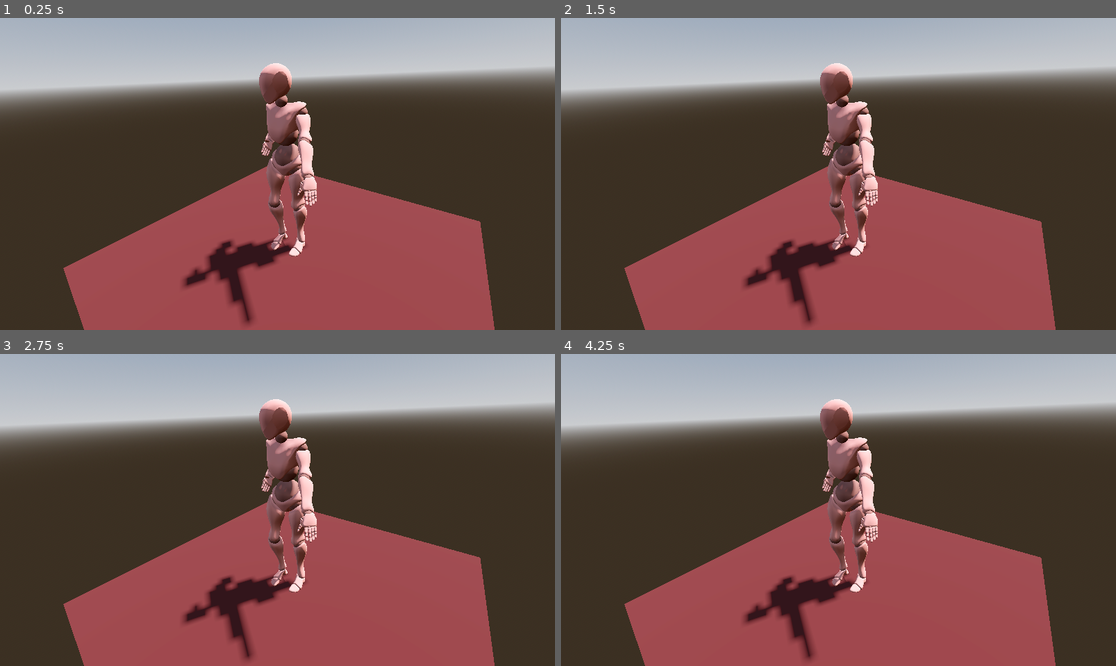
Above: before the commit, frames 1-4 (two rows, left to right).
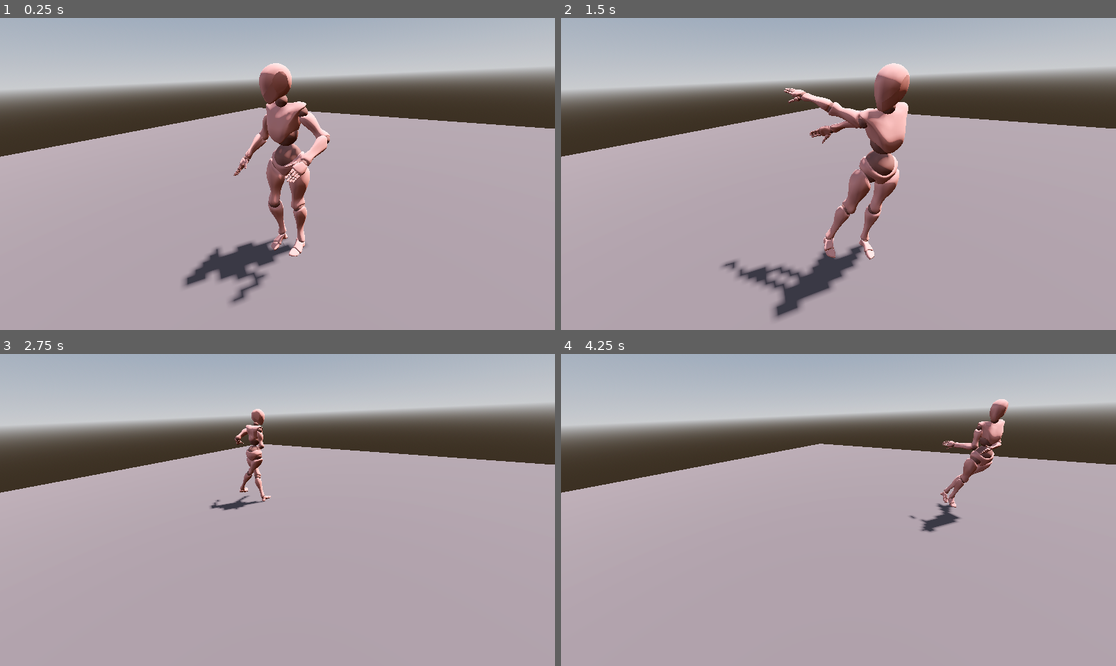
Above: after the commit, the same moments.

Repository: gamecolab-personal-projects/godot-testings
Game: Godot game, scene res://scenes/ik_test.tscn
Two runs of this game, one before a commit and one after it. Both use one fixed random seed, a clock stepped at 60 frames per second and the inputs below.
Inputs (mouse positions are in pixels of both pictures, inside the frame that each line leads up to):
- Up to frame 1 (0.25 s): no input
- Up to frame 2 (1.5 s): tap Enter at 0.5 s; move the mouse to (960, 158) at 0.52 s; hold D 0.53-1.28 s; tap Shift at 0.6, 1.35 s; click (960, 158) at 0.67 s; move the mouse to (727, 189) at 1.27 s; hold S from 1.28 s (still down); click (727, 189) at 1.42 s
- Up to frame 3 (2.75 s): move the mouse to (333, 441) at 2.02 s; release S at 2.03 s; hold D from 2.03 s (still down); tap Shift at 2.1 s; click (333, 441) at 2.17 s
- Up to frame 4 (4.25 s): move the mouse to (810, 572) at 2.77 s; release D at 2.78 s; hold W 2.78-3.53 s; tap Shift at 2.85, 3.6 s; click (810, 572) at 2.92 s; move the mouse to (1005, 556) at 3.52 s; hold A from 3.53 s (still down); click (1005, 556) at 3.67 s

The runs differ from the first frame. In frame 1, 64% of the frame differs, in the area x 0-100%, y 28-100%; in frame 2, 67%; in frame 3, 67%; in frame 4, 67%, in the area x 0-100%, y 14-100%.

Commit message:
Pose based approach

Diff:
--- a/scenes/ik_test.tscn
+++ b/scenes/ik_test.tscn
@@ -15,11 +15,14 @@
 tonemap_mode = 2
 glow_enabled = true
 
-[sub_resource type="StandardMaterial3D" id="StandardMaterial3D_37vns"]
-albedo_color = Color(0.32469434, 0.10767288, 0.10303486, 1)
+[sub_resource type="BoxMesh" id="BoxMesh_rd0gw"]
+size = Vector3(10, 1, 10)
 
-[sub_resource type="PlaneMesh" id="PlaneMesh_jxcew"]
-material = SubResource("StandardMaterial3D_37vns")
+[sub_resource type="StandardMaterial3D" id="StandardMaterial3D_glbuo"]
+albedo_color = Color(0.36862746, 0.30980393, 0.30980393, 1)
+
+[sub_resource type="ConcavePolygonShape3D" id="ConcavePolygonShape3D_rd0gw"]
+data = PackedVector3Array(-5, 0.5, 5, 5, 0.5, 5, -5, -0.5, 5, 5, 0.5, 5, 5, -0.5, 5, -5, -0.5, 5, 5, 0.5, -5, -5, 0.5, -5, 5, -0.5, -5, -5, 0.5, -5, -5, -0.5, -5, 5, -0.5, -5, 5, 0.5, 5, 5, 0.5, -5, 5, -0.5, 5, 5, 0.5, -5, 5, -0.5, -5, 5, -0.5, 5, -5, 0.5, -5, -5, 0.5, 5, -5, -0.5, -5, -5, 0.5, 5, -5, -0.5, 5, -5, -0.5, -5, 5, 0.5, 5, -5, 0.5, 5, 5, 0.5, -5, -5, 0.5, 5, -5, 0.5, -5, 5, 0.5, -5, -5, -0.5, 5, 5, -0.5, 5, -5, -0.5, -5, 5, -0.5, 5, 5, -0.5, -5, -5, -0.5, -5)
 
 [node name="IkTest" type="Node3D" unique_id=1486158003]
 
@@ -31,8 +34,14 @@
 shadow_enabled = true
 
 [node name="MeshInstance3D" type="MeshInstance3D" parent="." unique_id=149494267]
-transform = Transform3D(1.685, 0, 0, 0, 1.685, 0, 0, 0, 1.685, 0, 0, 0)
-mesh = SubResource("PlaneMesh_jxcew")
+transform = Transform3D(1.685, 0, 0, 0, 1.685, 0, 0, 0, 1.685, 0, -0.8384265, 0)
+mesh = SubResource("BoxMesh_rd0gw")
+surface_material_override/0 = SubResource("StandardMaterial3D_glbuo")
+
+[node name="StaticBody3D" type="StaticBody3D" parent="MeshInstance3D" unique_id=1120997070]
+
+[node name="CollisionShape3D" type="CollisionShape3D" parent="MeshInstance3D/StaticBody3D" unique_id=172491275]
+shape = SubResource("ConcavePolygonShape3D_rd0gw")
 
 [node name="X Bot" parent="." unique_id=218327802 instance=ExtResource("1_rd0gw")]
 
--- a/scenes/x_bot.gd
+++ b/scenes/x_bot.gd
@@ -3,66 +3,142 @@
 @onready var skel = $Skeleton3D
 @onready var t_brazo_der = $KeyPoints/Target_BrazoDer
 @onready var p_brazo_der = $KeyPoints/Pole_BrazoDer
-@onready var m_golpe = $KeyPoints/Marker_Golpe
+@onready var t_brazo_izq = $KeyPoints/Target_BrazoIzq
+@onready var p_brazo_izq = $KeyPoints/Pole_BrazoIzq
+@onready var t_pierna_der = $KeyPoints/Target_PiernaDer
+@onready var p_pierna_der = $KeyPoints/Pole_PiernaDer
+@onready var t_pierna_izq = $KeyPoints/Target_PiernaIzq
+@onready var p_pierna_izq = $KeyPoints/Pole_PiernaIzq
 
-# Helpers de perímetro
+# Helpers de Perímetro
 @onready var h_forward = $KeyPoints/Helper_Forward
 @onready var h_back = $KeyPoints/Helper_Back
 @onready var h_right = $KeyPoints/Helper_Right
 @onready var h_left = $KeyPoints/Helper_Left
 
+# Poses Visuales (Fantasmas)
+@onready var pose_g_r_hand = $Pose_Guardia/RightHand
+@onready var pose_g_r_elbow = $Pose_Guardia/RightElbow
+@onready var pose_g_l_hand = $Pose_Guardia/LeftHand
+@onready var pose_g_l_elbow = $Pose_Guardia/LeftElbow
+
+@onready var pose_b_r_hand = $Pose_Bloqueo/RightHand
+@onready var pose_b_r_elbow = $Pose_Bloqueo/RightElbow
+@onready var pose_b_l_hand = $Pose_Bloqueo/LeftHand
+@onready var pose_b_l_elbow = $Pose_Bloqueo/LeftElbow
+
+@onready var pose_p_r_hand = $Pose_Punch/RightHand
+@onready var pose_p_r_elbow = $Pose_Punch/RightElbow
+@onready var pose_p_l_hand = $Pose_Punch/LeftHand
+@onready var pose_p_l_elbow = $Pose_Punch/LeftElbow
+
+# Configuración y Estado
+var speed = 4.0
 var lanzando = false
-var guardia_pos: Vector3
-var guardia_pole: Vector3
+var bloqueando = false
+var pie_dando_paso = false
 var rotacion_original_torso: Vector3
 
 func _ready():
-	t_brazo_der.set_as_top_level(true)
-	p_brazo_der.set_as_top_level(true)
+	# Inicializar independencia de extremidades
+	for t in [t_brazo_der, t_brazo_izq, t_pierna_der, t_pierna_izq]:
+		t.set_as_top_level(true)
+
+	# Los codos siguen al cuerpo
+	for p in [p_brazo_der, p_brazo_izq, p_pierna_der, p_pierna_izq]:
+		p.set_as_top_level(false)
 
 	await get_tree().process_frame
-	rotacion_original_torso = skel.rotation # Guardamos la pose natural
-	configurar_y_guardar_guardia()
+	rotacion_original_torso = skel.rotation
 
-func configurar_y_guardar_guardia():
-	var centro = skel.global_position
-	var v_der = (h_right.global_position - h_left.global_position)
-	var v_fwd = (h_forward.global_position - h_back.global_position)
+	# Posición inicial de pies
+	t_pierna_der.global_position = $KeyPoints/Target_PiernaDer.global_position
+	t_pierna_izq.global_position = $KeyPoints/Target_PiernaIzq.global_position
 
-	guardia_pos = centro + (v_der * 0.4) + (v_fwd * 0.3)
-	guardia_pos.y = centro.y + 1.2
-	guardia_pole = centro + (v_der * 0.6) - (v_fwd * 0.1)
-	guardia_pole.y = centro.y + 1.1
+	actualizar_posicion_guardia()
 
-	t_brazo_der.global_position = guardia_pos
-	p_brazo_der.global_position = guardia_pole
+func _physics_process(delta):
+	var move_dir = Vector3.ZERO
+	if Input.is_key_pressed(KEY_W): move_dir.z += 1
+	if Input.is_key_pressed(KEY_S): move_dir.z -= 1
+	if Input.is_key_pressed(KEY_A): move_dir.x += 1
+	if Input.is_key_pressed(KEY_D): move_dir.x -= 1
+
+	if move_dir != Vector3.ZERO:
+		move_dir = move_dir.normalized()
+		var direction = (transform.basis * Vector3(move_dir.x, 0, move_dir.z)).normalized()
+		global_position += direction * speed * delta
+		var target_rotation = atan2(direction.x, direction.z)
+		rotation.y = lerp_angle(rotation.y, target_rotation, 10.0 * delta)
+
+	var d_actual = (transform.basis * Vector3(move_dir.x, 0, move_dir.z)).normalized()
+	intentar_dar_paso(d_actual)
+
+func _process(delta):
+	if not lanzando:
+		actualizar_posicion_guardia(delta)
+
+func actualizar_posicion_guardia(delta = 1.0):
+	var t_pos_der: Vector3; var t_pol_der: Vector3
+	var t_pos_izq: Vector3; var t_pol_izq: Vector3
+
+	if bloqueando:
+		t_pos_der = pose_b_r_hand.global_position
+		t_pol_der = pose_b_r_elbow.global_position
+		t_pos_izq = pose_b_l_hand.global_position
+		t_pol_izq = pose_b_l_elbow.global_position
+		skel.rotation.x = lerp_angle(skel.rotation.x, rotacion_original_torso.x + deg_to_rad(8), 10.0 * delta)
+	else:
+		t_pos_der = pose_g_r_hand.global_position
+		t_pol_der = pose_g_r_elbow.global_position
+		t_pos_izq = pose_g_l_hand.global_position
+		t_pol_izq = pose_g_l_elbow.global_position
+		skel.rotation.x = lerp_angle(skel.rotation.x, rotacion_original_torso.x, 10.0 * delta)
+
+	var s = 15.0 * delta
+	t_brazo_der.global_position = t_brazo_der.global_position.lerp(t_pos_der, s)
+	p_brazo_der.global_position = p_brazo_der.global_position.lerp(t_pol_der, s)
+	t_brazo_izq.global_position = t_brazo_izq.global_position.lerp(t_pos_izq, s)
+	p_brazo_izq.global_position = p_brazo_izq.global_position.lerp(t_pol_izq, s)
+
+func intentar_dar_paso(dir):
+	if pie_dando_paso: return
+	var centro_base = Vector3(global_position.x, 0, global_position.z)
+	var offset_paso = dir * 0.35
+	var ideal_der = centro_base + (transform.basis * Vector3(-0.18, 0, 0)) + offset_paso
+	var ideal_izq = centro_base + (transform.basis * Vector3(0.18, 0, 0)) + offset_paso
+
+	var d_der = t_pierna_der.global_position.distance_to(ideal_der)
+	var d_izq = t_pierna_izq.global_position.distance_to(ideal_izq)
+
+	if d_der > 0.45 and d_der >= d_izq:
+		animar_paso(t_pierna_der, ideal_der)
+	elif d_izq > 0.45:
+		animar_paso(t_pierna_izq, ideal_izq)
+
+func animar_paso(target, destino):
+	pie_dando_paso = true
+	var tween = create_tween()
+	var medio = target.global_position.lerp(destino, 0.5) + Vector3(0, 0.15, 0)
+	tween.tween_property(target, "global_position", medio, 0.1).set_trans(Tween.TRANS_SINE)
+	tween.chain().tween_property(target, "global_position", destino, 0.08).set_trans(Tween.TRANS_SINE)
+	tween.finished.connect(func(): pie_dando_paso = false)
 
 func _input(event):
-	if event is InputEventMouseButton and event.pressed and event.button_index == MOUSE_BUTTON_LEFT:
-		if not lanzando:
+	if event is InputEventMouseButton and event.button_index == MOUSE_BUTTON_LEFT:
+		if event.pressed and not lanzando and not bloqueando:
 			ejecutar_ataque_con_cuerpo()
+	if event is InputEventKey and event.keycode == KEY_SHIFT:
+		bloqueando = event.pressed
 
 func ejecutar_ataque_con_cuerpo():
 	lanzando = true
-	var pos_impacto = m_golpe.global_position
-	var v_der_norm = (h_right.global_position - h_left.global_position).normalized()
-
 	var tween = create_tween()
-
-	# --- FASE 1: IMPACTO (Brazo + Rotación de Torso) ---
-	tween.parallel().tween_property(t_brazo_der, "global_position", pos_impacto, 0.1).set_trans(Tween.TRANS_EXPO).set_ease(Tween.EASE_OUT)
-	tween.parallel().tween_property(p_brazo_der, "global_position", pos_impacto + (v_der_norm * 0.5), 0.1)
-
-	# Rotamos el torso: Inclinación hacia adelante (X) y giro hacia la izquierda (Y) para adelantar el hombro derecho
-	var rot_golpe = rotacion_original_torso + Vector3(deg_to_rad(10), deg_to_rad(15), 0)
-	tween.parallel().tween_property(skel, "rotation", rot_golpe, 0.1).set_trans(Tween.TRANS_SINE)
-
-	# --- FASE 2: ESPERA ---
-	tween.chain().tween_interval(2.0)
-
-	# --- FASE 3: RETORNO ---
-	tween.chain().parallel().tween_property(t_brazo_der, "global_position", guardia_pos, 0.4).set_trans(Tween.TRANS_SINE)
-	tween.parallel().tween_property(p_brazo_der, "global_position", guardia_pole, 0.4)
-	tween.parallel().tween_property(skel, "rotation", rotacion_original_torso, 0.4).set_trans(Tween.TRANS_SINE)
-
+	tween.parallel().tween_property(t_brazo_der, "global_position", pose_p_r_hand.global_position, 0.1).set_trans(Tween.TRANS_EXPO).set_ease(Tween.EASE_OUT)
+	tween.parallel().tween_property(p_brazo_der, "global_position", pose_p_r_elbow.global_position, 0.1)
+	tween.parallel().tween_property(t_brazo_izq, "global_position", pose_p_l_hand.global_position, 0.1)
+	tween.parallel().tween_property(p_brazo_izq, "global_position", pose_p_l_elbow.global_position, 0.1)
+	var rot_g = rotacion_original_torso + Vector3(deg_to_rad(10), deg_to_rad(15), 0)
+	tween.parallel().tween_property(skel, "rotation", rot_g, 0.1)
+	tween.chain().tween_interval(0.2)
 	tween.finished.connect(func(): lanzando = false)
--- a/scenes/x_bot.tscn
+++ b/scenes/x_bot.tscn
@@ -113,6 +113,7 @@
 bone = 5
 
 [node name="KeyPoints" type="Node3D" parent="." index="2" unique_id=2004140206]
+visible = false
 
 [node name="Target_BrazoDer" type="Marker3D" parent="KeyPoints" index="0" unique_id=1552350595]
 transform = Transform3D(1, 0, 0, 0, 1, 0, 0, 0, 1, -0.3948149, 1.2846329, 0.437545)
@@ -160,3 +161,48 @@
 
 [node name="Marker_Golpe" type="Marker3D" parent="KeyPoints" index="15" unique_id=1964909321]
 transform = Transform3D(1, 0, 0, 0, 1, 0, 0, 0, 1, -0.10998201, 1.3773913, 0.83795667)
+
+[node name="Helper_Face" type="Marker3D" parent="KeyPoints" index="16" unique_id=7777777]
+transform = Transform3D(1, 0, 0, 0, 1, 0, 0, 0, 1, 0, 1.6396455, 0.28215367)
+
+[node name="Pose_Guardia" type="Node3D" parent="." index="3" unique_id=133947165]
+
+[node name="RightHand" type="Marker3D" parent="Pose_Guardia" index="0" unique_id=175281247]
+transform = Transform3D(1, 0, 0, 0, 1, 0, 0, 0, 1, -0.2900573, 1.1506464, 0.32144088)
+
+[node name="RightElbow" type="Marker3D" parent="Pose_Guardia" index="1" unique_id=1372083026]
+transform = Transform3D(1, 0, 0, 0, 1, 0, 0, 0, 1, -0.2900573, 1.246913, 0.0066680834)
+
+[node name="LeftElbow" type="Marker3D" parent="Pose_Guardia" index="2" unique_id=783336202]
+transform = Transform3D(1, 0, 0, 0, 1, 0, 0, 0, 1, 0.2900573, 1.2469262, -0.13473749)
+
+[node name="LeftHand" type="Marker3D" parent="Pose_Guardia" index="3" unique_id=581868851]
+transform = Transform3D(1, 0, 0, 0, 1, 0, 0, 0, 1, 0.3200631, 1.1825556, 0.25859404)
+
+[node name="Pose_Bloqueo" type="Node3D" parent="." index="4" unique_id=1965174755]
+
+[node name="RightHand" type="Marker3D" parent="Pose_Bloqueo" index="0" unique_id=1589871216]
+transform = Transform3D(1, 0, 0, 0, 1, 0, 0, 0, 1, -0.11297929, 1.6472344, 0.3021931)
+
+[node name="RightElbow" type="Marker3D" parent="Pose_Bloqueo" index="1" unique_id=1958219628]
+transform = Transform3D(1, 0, 0, 0, 1, 0, 0, 0, 1, -0.20151842, 1.2738596, 0.3954696)
+
+[node name="LeftElbow" type="Marker3D" parent="Pose_Bloqueo" index="2" unique_id=181306737]
+transform = Transform3D(1, 0, 0, 0, 1, 0, 0, 0, 1, 0.20151842, 1.2623242, 0.39264655)
+
+[node name="LeftHand" type="Marker3D" parent="Pose_Bloqueo" index="3" unique_id=1273361342]
+transform = Transform3D(1, 0, 0, 0, 1, 0, 0, 0, 1, 0.069844484, 1.659896, 0.30863762)
+
+[node name="Pose_Punch" type="Node3D" parent="." index="5" unique_id=394927265]
+
+[node name="RightHand" type="Marker3D" parent="Pose_Punch" index="0" unique_id=1308206243]
+transform = Transform3D(1, 0, 0, 0, 1, 0, 0, 0, 1, -0.11297929, 1.5663946, 0.7063929)
+
+[node name="RightElbow" type="Marker3D" parent="Pose_Punch" index="1" unique_id=1049464095]
+transform = Transform3D(1, 0, 0, 0, 1, 0, 0, 0, 1, -0.25156224, 1.4085928, 0.33002776)
+
+[node name="LeftElbow" type="Marker3D" parent="Pose_Punch" index="2" unique_id=1530803475]
+transform = Transform3D(1, 0, 0, 0, 1, 0, 0, 0, 1, 0.26311076, 1.2507757, -0.11164045)
+
+[node name="LeftHand" type="Marker3D" parent="Pose_Punch" index="3" unique_id=171427413]
+transform = Transform3D(1, 0, 0, 0, 1, 0, 0, 0, 1, 0.258471, 1.0555214, 0.23164725)
Not shown, added: docs/procedural_animation_vision.md
